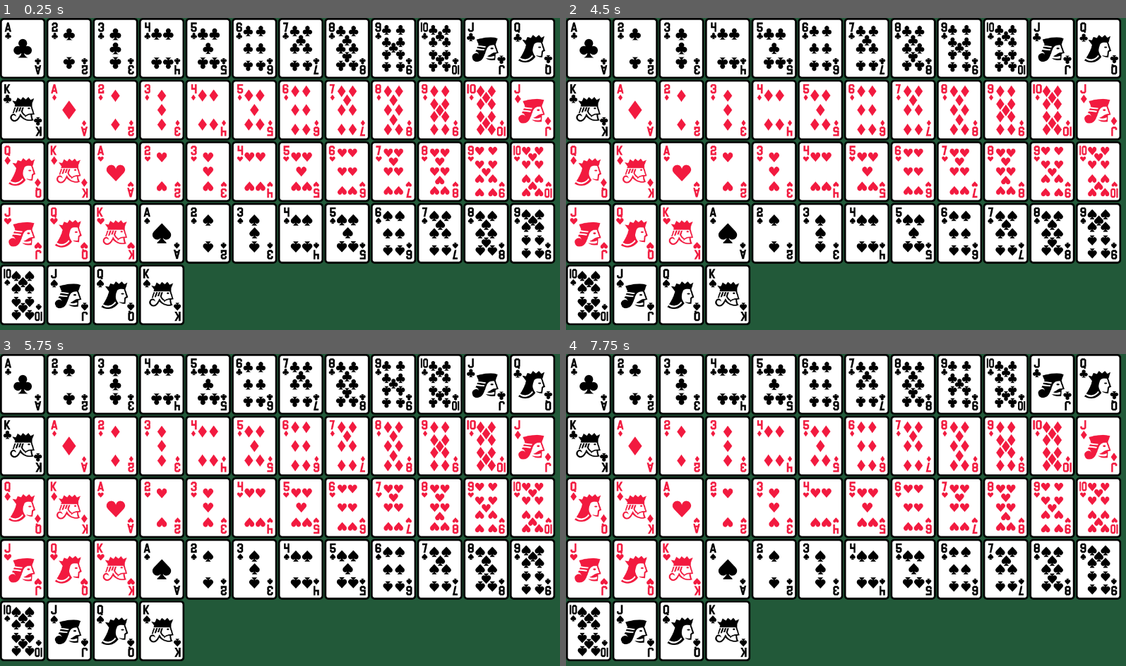
Above: before the commit, frames 1-4 (two rows, left to right).
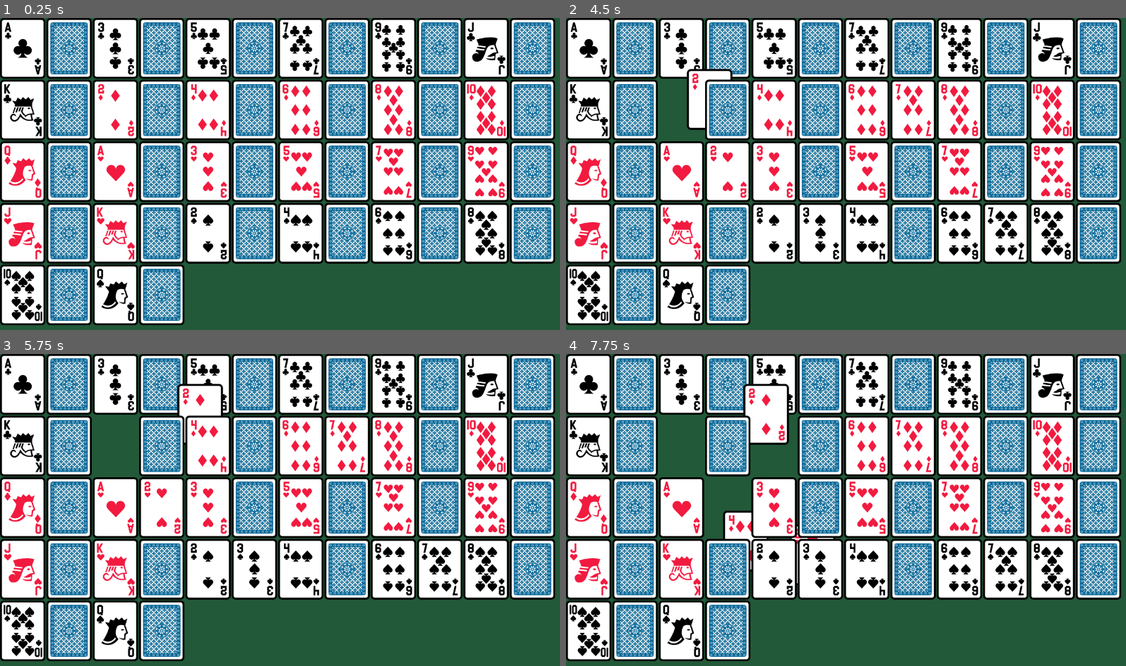
Above: after the commit, the same moments.

Repository: jackgriffiths/miss-cockburn
Game: Godot game, scene res://main/main.tscn
Two runs of this game, one before a commit and one after it. Both use one fixed random seed, a clock stepped at 60 frames per second and the inputs below.
Inputs (mouse positions are in pixels of both pictures, inside the frame that each line leads up to):
- Up to frame 1 (0.25 s): no input
- Up to frame 2 (4.5 s): tap Enter at 0.5, 2, 3.5 s; move the mouse to (974, 161) at 0.52 s; press the mouse at (974, 161) at 0.53 s; release the mouse at (974, 161) at 1.25 s; tap Space at 1.25, 2.75, 4.25 s; drag from (734, 192) to (818, 239) at 1.27 s; move the mouse to (907, 105) at 2.02 s; press the mouse at (907, 105) at 2.03 s; release the mouse at (907, 105) at 2.75 s; drag from (818, 239) to (678, 130) at 2.77 s; move the mouse to (1019, 223) at 3.52 s; press the mouse at (1019, 223) at 3.53 s; release the mouse at (1019, 223) at 4.25 s; drag from (678, 130) to (762, 96) at 4.27 s
- Up to frame 3 (5.75 s): move the mouse to (308, 513) at 5.02 s; press the mouse at (308, 513) at 5.03 s
- Up to frame 4 (7.75 s): release the mouse at (874, 513) at 5.75 s; drag from (762, 432) to (734, 528) at 5.77 s; move the mouse to (974, 497) at 6.52 s; press the mouse at (974, 497) at 6.53 s; release the mouse at (974, 497) at 7.25 s; drag from (734, 528) to (818, 575) at 7.27 s

The runs differ from the first frame. In frame 1, 28% of the frame differs, in the area x 8-99%, y 1-98%; in frame 2, 25%; in frame 3, 26%; in frame 4, 29%.

Commit message:
Add flip and drag interactions to cards

Diff:
--- a/card/card.gd
+++ b/card/card.gd
@@ -18,11 +18,17 @@
 var suit: Suit
 var rank = 1
 var is_face_up = false
+var can_interact = false
+var can_make_face_up = false
+
+var _is_dragging = false
+var _drag_offset = Vector2.ZERO
 
 @onready var _sprite: TextureRect = $Sprite
 
 
 func _ready() -> void:
+	_sprite.connect("gui_input", _handle_input)
 	_update_sprite_texture()
 
 
@@ -46,3 +52,26 @@
 		_:
 			assert(false, "Unhandled suit")
 			return "res://card/assets/back.png"
+
+
+func _handle_input(event: InputEvent):
+	if not can_interact:
+		return
+
+	if is_face_up:
+		if event.is_action_pressed("click"):
+			_is_dragging = true
+			_drag_offset = get_global_mouse_position() - global_position
+		elif event.is_action_released("click") && _is_dragging:
+			_is_dragging = false
+			_drag_offset = Vector2.ZERO
+	elif can_make_face_up:
+		if event.is_action_pressed("click"):
+			is_face_up = true
+			can_make_face_up = false
+			_update_sprite_texture()
+
+
+func _process(_delta: float) -> void:
+	if _is_dragging:
+		global_position = get_global_mouse_position() - _drag_offset
--- a/project.godot
+++ b/project.godot
@@ -30,6 +30,11 @@
 
 [input]
 
+click={
+"deadzone": 0.5,
+"events": [Object(InputEventMouseButton,"resource_local_to_scene":false,"resource_name":"","device":-1,"window_id":0,"alt_pressed":false,"shift_pressed":false,"ctrl_pressed":false,"meta_pressed":false,"button_mask":0,"position":Vector2(0, 0),"global_position":Vector2(0, 0),"factor":1.0,"button_index":1,"canceled":false,"pressed":false,"double_click":false,"script":null)
+]
+}
 toggle_menu={
 "deadzone": 0.5,
 "events": [Object(InputEventKey,"resource_local_to_scene":false,"resource_name":"","device":-1,"window_id":0,"alt_press …(195 unchanged characters)…
--- a/table/table.gd
+++ b/table/table.gd
@@ -33,4 +33,7 @@
 		var row = i / cols
 		var col = i % cols
 		card.position = Vector2(col * 105, row * 140)
+		card.is_face_up = i % 2 == 0
+		card.can_interact = true
+		card.can_make_face_up = not card.is_face_up
 		add_child(card)
